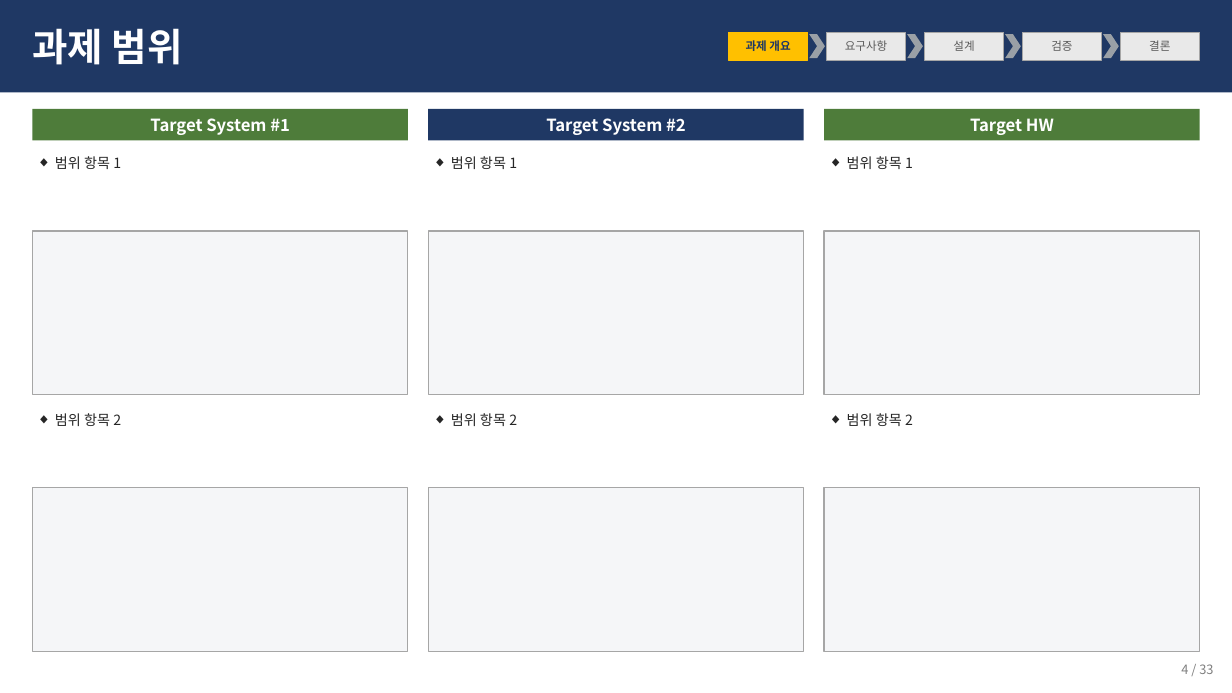
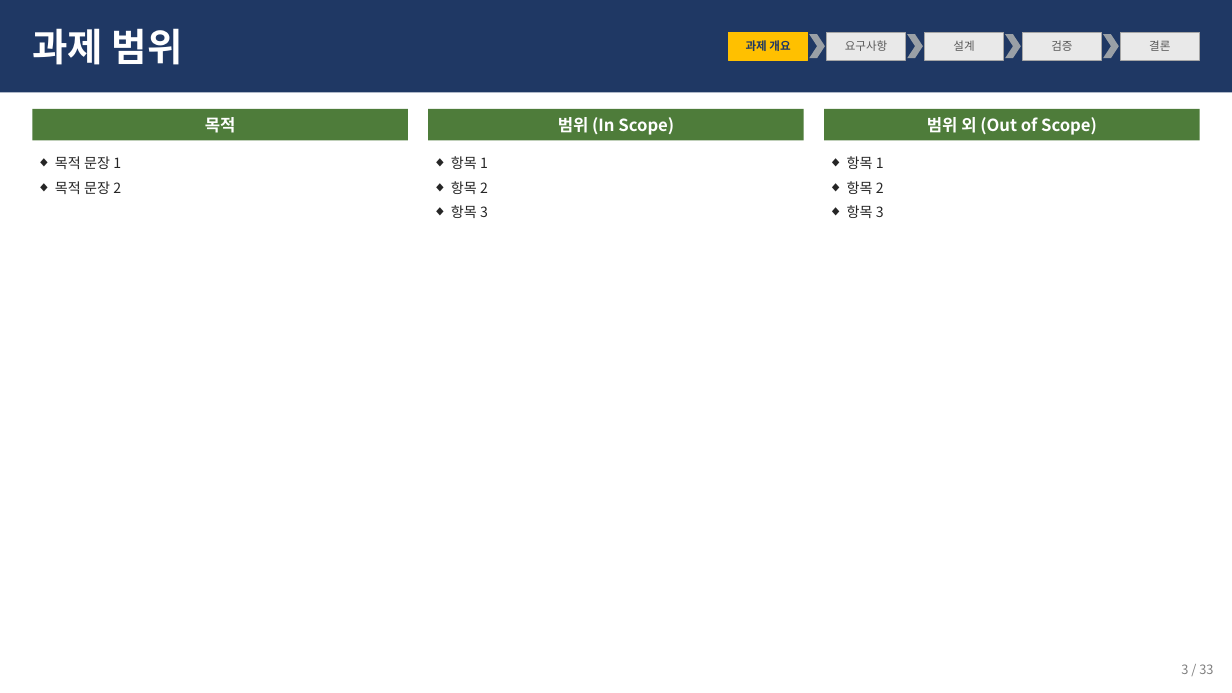
Before and after one commit to mkim0628/architect, a slide deck: slide 3 of .claude/skills/architect-ppt/assets/architect_template.pptx (slide 4 before the commit). Drawn at 1232x693 pixels with LibreOffice and Linux fonts; fonts in the diff are those of the drawing. Boxes give left, top, right and bottom in pixels: in the first picture for what was removed or moved away, otherwise in the second. Text is boxed around its words. In the diff, an @@ line names an element or a change of style, - is before the commit and + after.

```diff
--- a/.claude/skills/architect-ppt/assets/architect_template.pptx
+++ b/.claude/skills/architect-ppt/assets/architect_template.pptx
@@ text at bbox=[205, 117, 236, 133]: text changed @@
-Target System #1
+목적
@@ rectangle at bbox=[428, 109, 803, 140]: fill #1F3864 to #4E7C3A @@
@@ text "범위 (In Scope)" at bbox=[558, 117, 674, 135]: vertical alignment top to middle @@
@@ text removed at bbox=[546, 118, 686, 135] @@
-Target System #2
@@ text at bbox=[558, 117, 674, 135]: text changed; size 11 to 13 pt; text colour #262626 to #FFFFFF; bold on @@
-◆ 범위 항목 2
+범위 (In Scope)
@@ text at bbox=[927, 117, 1097, 135]: text changed @@
-Target HW
+범위 외 (Out of Scope)
@@ text at bbox=[55, 156, 121, 194]: text changed @@
-◆ 범위 항목 1
+◆ 목적 문장 1
+◆ 목적 문장 2
@@ text at bbox=[451, 156, 488, 218]: text changed @@
-◆ 범위 항목 2
+◆ 항목 1
+◆ 항목 2
+◆ 항목 3
@@ text at bbox=[847, 156, 884, 218]: text changed @@
-◆ 범위 항목 1
+◆ 항목 1
+◆ 항목 2
+◆ 항목 3
@@ text removed at bbox=[847, 156, 913, 169] @@
-◆ 범위 항목 1
@@ rectangle removed at bbox=[32, 231, 408, 395] @@
@@ rectangle removed at bbox=[428, 231, 803, 395] @@
@@ rectangle removed at bbox=[824, 231, 1200, 395] @@
@@ text removed at bbox=[847, 413, 913, 426] @@
-◆ 범위 항목 2
@@ rectangle removed at bbox=[32, 488, 408, 652] @@
@@ rectangle removed at bbox=[428, 488, 803, 652] @@
@@ rectangle removed at bbox=[824, 488, 1200, 652] @@
@@ text at bbox=[1181, 664, 1213, 674]: text changed @@
-4 / 33
+3 / 33
```
Also in this commit, not shown: 3 other slides changed, 16 other files.
